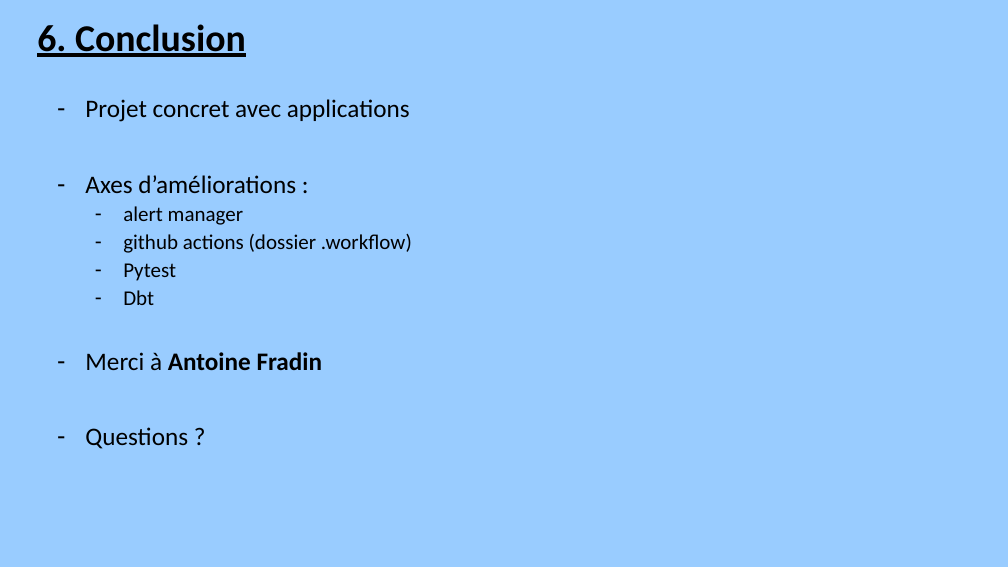
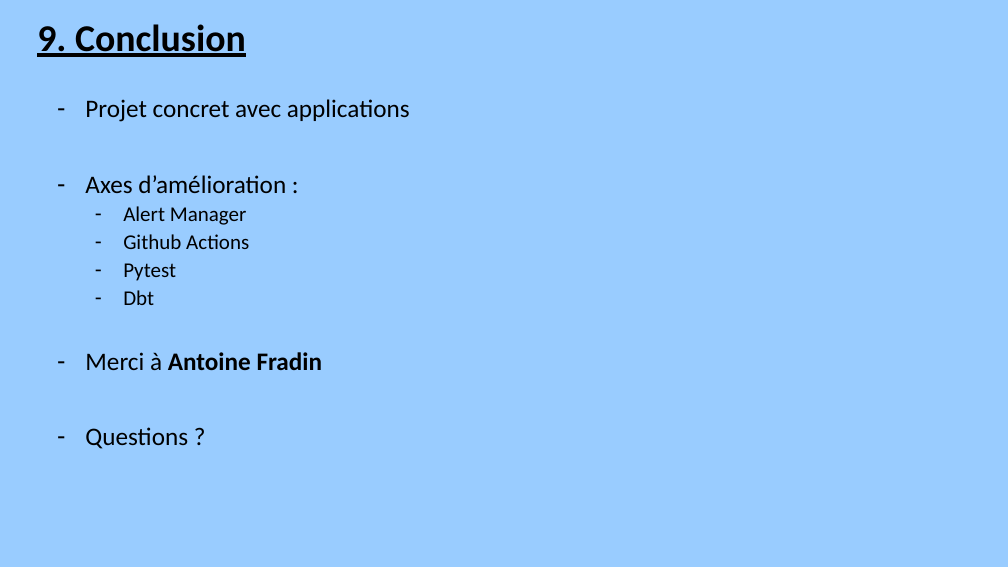
Before and after one commit to vimchun/Job-Market-in-France, a slide deck: slide 11 of powerpoint/slides_soutenance.pptx. Drawn at 1008x567 pixels with LibreOffice and Linux fonts; fonts in the diff are those of the drawing. Boxes give left, top, right and bottom in pixels: in the first picture for what was removed or moved away, otherwise in the second. Text is boxed around its words. In the diff, an @@ line names an element or a change of style, - is before the commit and + after.

```diff
--- a/powerpoint/slides_soutenance.pptx
+++ b/powerpoint/slides_soutenance.pptx
@@ text at [37, 24, 246, 57]: text changed @@
-6. Conclusion
+9. Conclusion
@@ subtitle at [85, 175, 286, 249]: text changed @@
-– Axes d’améliorations :
-  – alert manager
-  – github actions (dossier .workflow)
+– Axes d’amélioration :
+  – Alert Manager
+  – Github Actions
```
Also in this commit, not shown: 5 other slides changed, 3 slides added, 3 slides removed.
